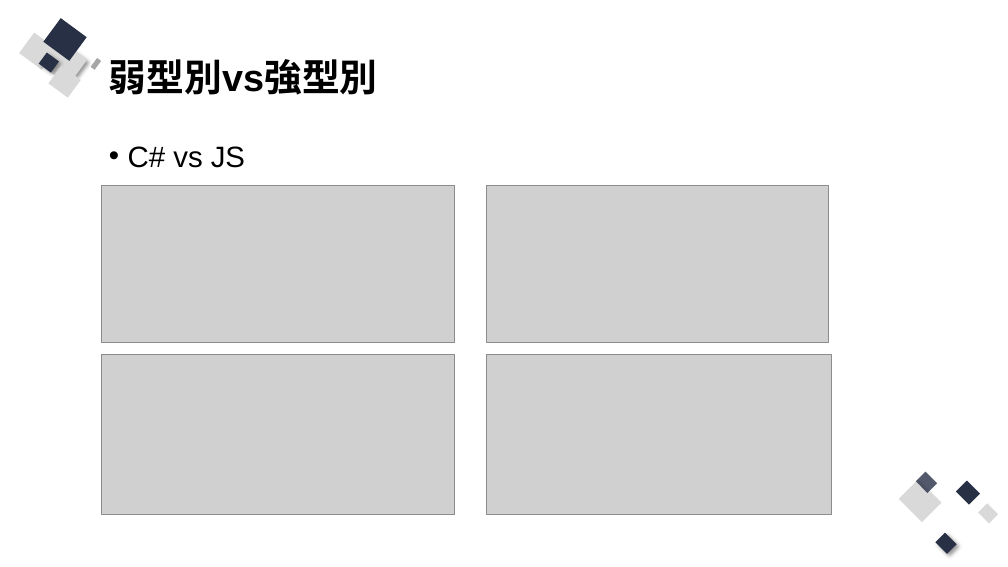
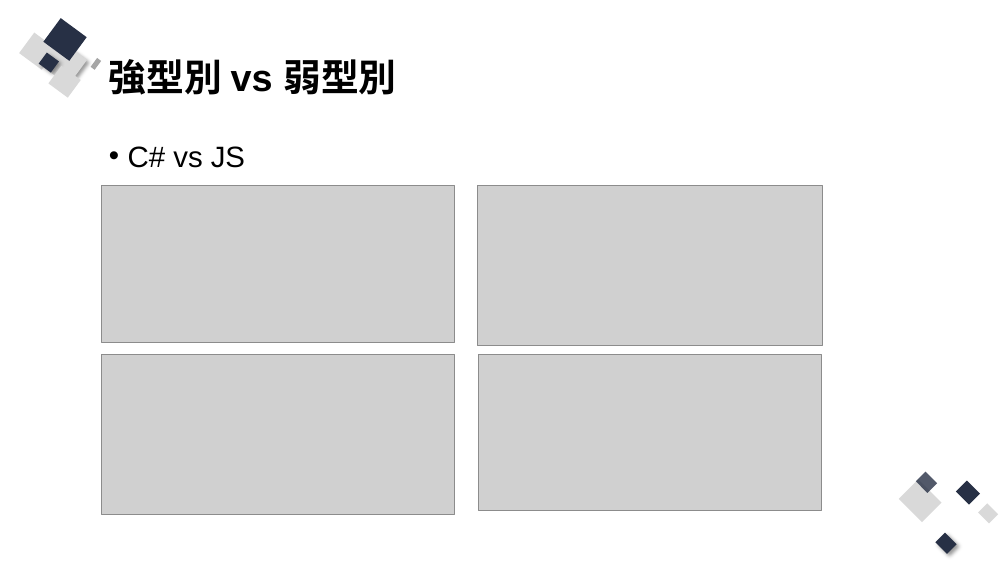
Before and after one commit to Q81JIAXIONG/-, a slide deck: slide 9 of 投影片/6.實作-帳號註冊、登入網頁前端防呆與提示.pptx. Drawn at 1008x567 pixels with LibreOffice and Linux fonts; fonts in the diff are those of the drawing; grey boxes stand for pictures. Boxes give left, top, right and bottom in pixels: in the first picture for what was removed or moved away, otherwise in the second. Text is boxed around its words. In the diff, an @@ line names an element or a change of style, - is before the commit and + after.

```diff
--- a/投影片/6.實作-帳號註冊、登入網頁前端防呆與提示.pptx
+++ b/投影片/6.實作-帳號註冊、登入網頁前端防呆與提示.pptx
@@ title at (109, 59, 396, 95): text changed @@
-弱型別vs強型別
+強型別 vs 弱型別
@@ picture: place and size @@
-picture at (486, 354, 831, 514)
+picture at (478, 185, 823, 346)
@@ picture: place and size @@
-picture at (486, 185, 829, 342)
+picture at (479, 354, 821, 510)
```
Also in this commit, not shown: 6 other slides changed, 7 slides added, 2 slides removed, 15 other files.
